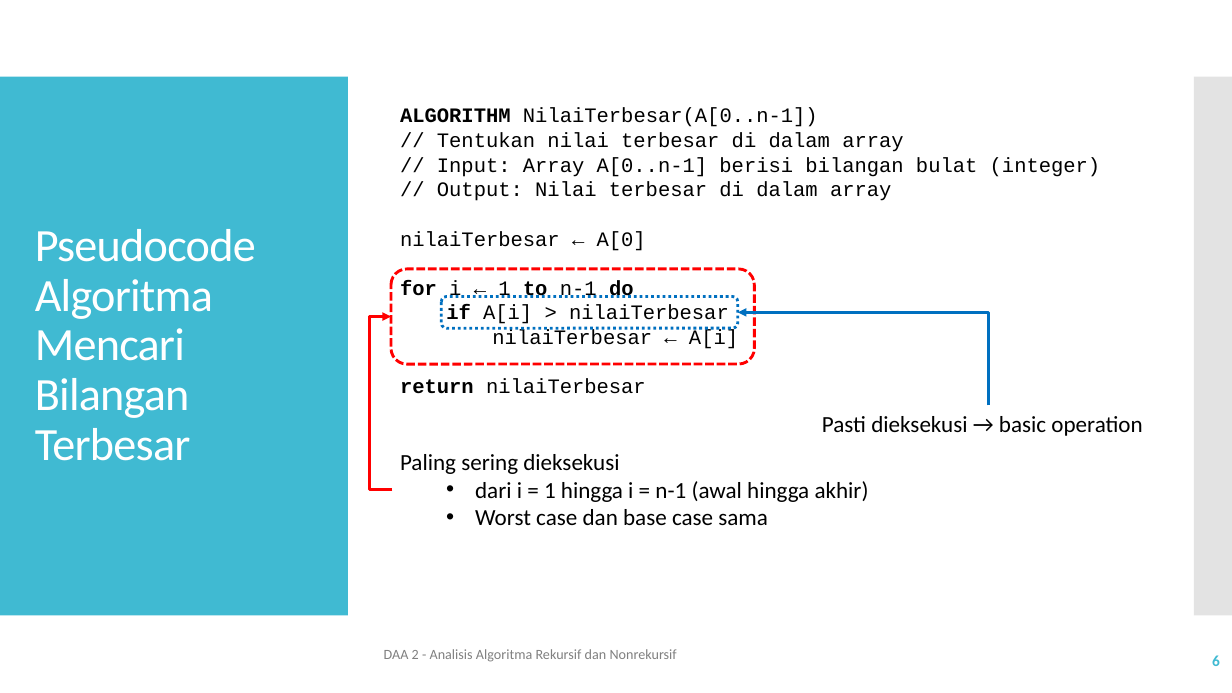
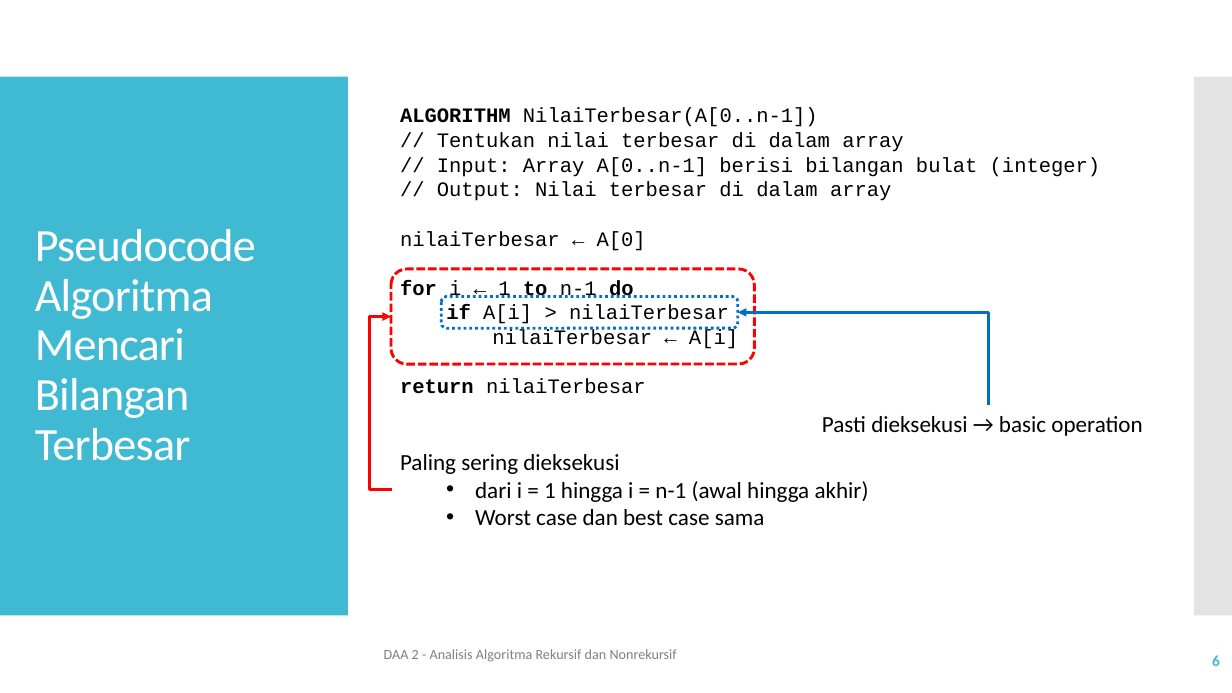
Before and after one commit to ksatria/MK-DAA, a slide deck: slide 6 of PPT/DAA 2 - Analisis Algoritma Rekursif dan Nonrekursif.pptx. Drawn at 1232x693 pixels with LibreOffice and Linux fonts; fonts in the diff are those of the drawing. Boxes give left, top, right and bottom in pixels: in the first picture for what was removed or moved away, otherwise in the second. Text is boxed around its words. In the diff, an @@ line names an element or a change of style, - is before the commit and + after.

Commit message:
Edit PPT 2 - Correcting typo

```diff
--- a/PPT/DAA 2 - Analisis Algoritma Rekursif dan Nonrekursif.pptx
+++ b/PPT/DAA 2 - Analisis Algoritma Rekursif dan Nonrekursif.pptx
@@ text at <box>475,509,765,525</box>: text changed @@
-  • Worst case dan base case sama
+  • Worst case dan best case sama
```
Also in this commit, not shown: 2 other slides changed.
